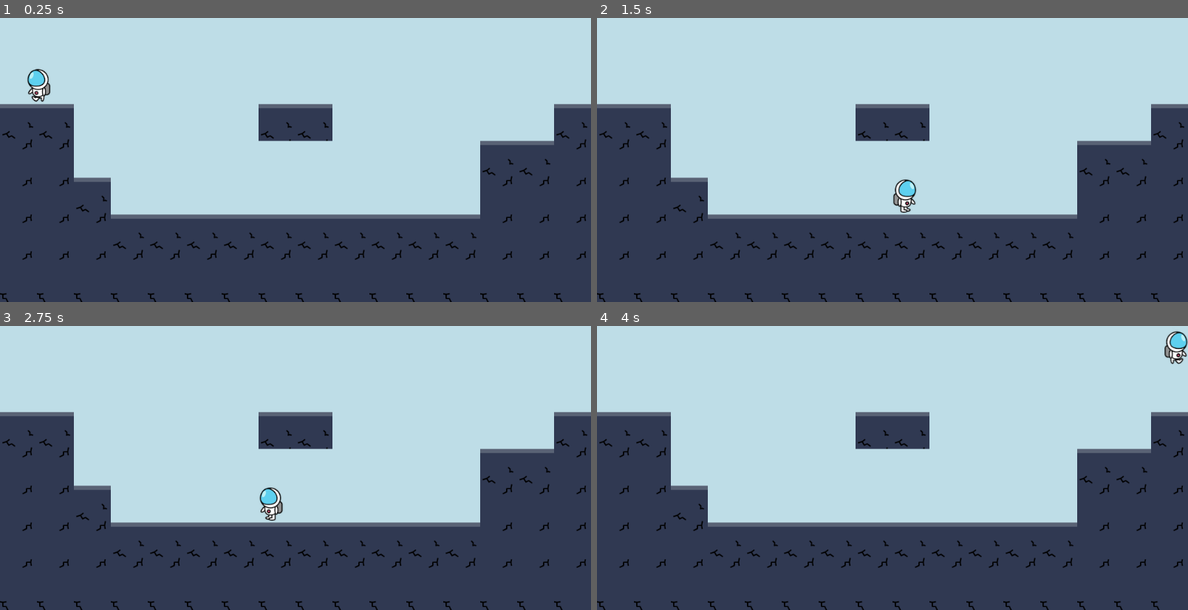
Above: before the commit, frames 1-4 (two rows, left to right).
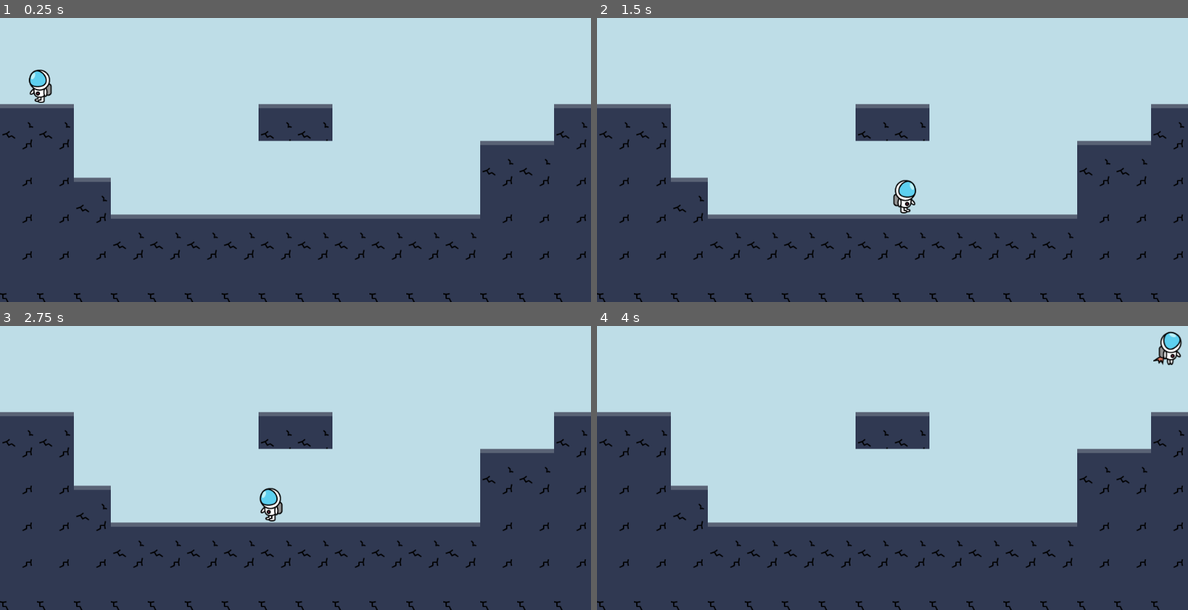
Above: after the commit, the same moments.

Repository: anyu/space-escape
Game: Godot game, scene res://World.tscn
The game is run twice, just before and just after one commit, with the same random seed, the same clock (stepped at 60 frames per second) and the same inputs.
Inputs:
- Up to frame 1 (0.25 s): no input
- Up to frame 2 (1.5 s): hold D (move_right) from 0.53 s (still down); tap Space (jump) at 0.77 s
- Up to frame 3 (2.75 s): tap Space (jump) at 1.52 s; release D (move_right) at 2.03 s; hold A (move_left) from 2.03 s (still down)
- Up to frame 4 (4 s): release A (move_left) at 2.78 s; hold D (move_right) from 2.78 s (still down); tap Space (jump) at 3.02, 3.77 s

The runs differ from the first frame. In frame 1, 0.3% of the frame differs, in the area x 4-9%, y 17-30%; in frame 2, 0.2%; in frame 3, 0.2%; in frame 4, 0.4%, in the area x 94-100%, y 1-14%.

Commit message:
add rocket blast

Diff:
--- a/Player.tscn
+++ b/Player.tscn
@@ -4,24 +4,13 @@
 [ext_resource path="res://Player.gd" type="Script" id=2]
 
 [sub_resource type="RectangleShape2D" id=1]
-extents = Vector2( 10, 24 )
+extents = Vector2( 20, 24 )
 
 [sub_resource type="CircleShape2D" id=2]
+radius = 8.0
 
 [sub_resource type="Animation" id=3]
 resource_name = "Idle"
-tracks/0/type = "value"
-tracks/0/path = NodePath(".:region_rect")
-tracks/0/interp = 1
-tracks/0/loop_wrap = true
-tracks/0/imported = false
-tracks/0/enabled = true
-tracks/0/keys = {
-"times": PoolRealArray( 0, 0.1, 0.2, 0.3 ),
-"transitions": PoolRealArray( 1, 1, 1, 1 ),
-"update": 1,
-"values": [ Rect2( 0, 0, 64, 64 ), Rect2( 64, 0, 64, 64 ), Rect2( 128, 0, 64, 64 ), Rect2( 64, 0, 64, 64 ) ]
-}
 
 [sub_resource type="Animation" id=4]
 resource_name = "Jump"
Binary file changed: images/player_spritesheet.png
Not shown, changed: tiles.ai
